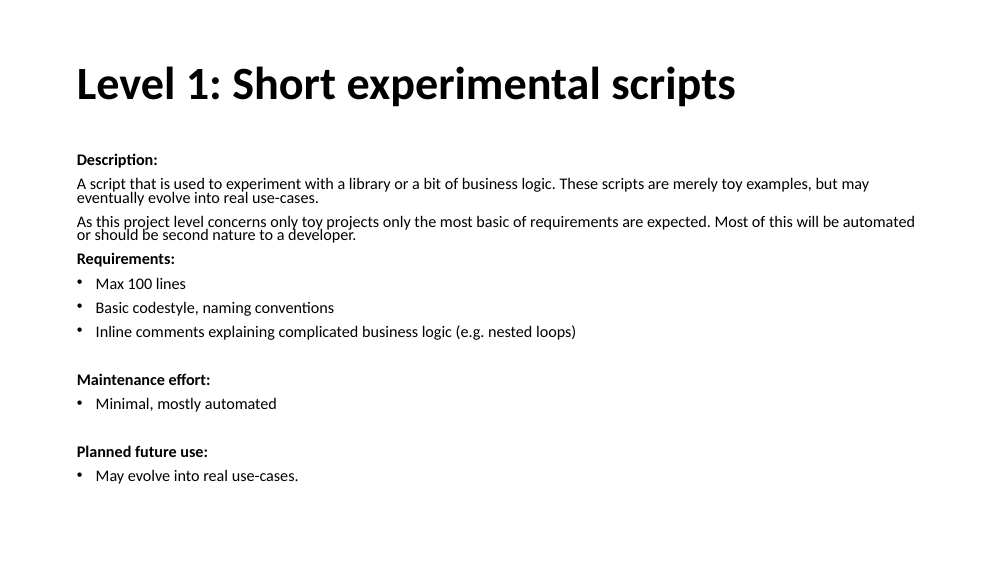
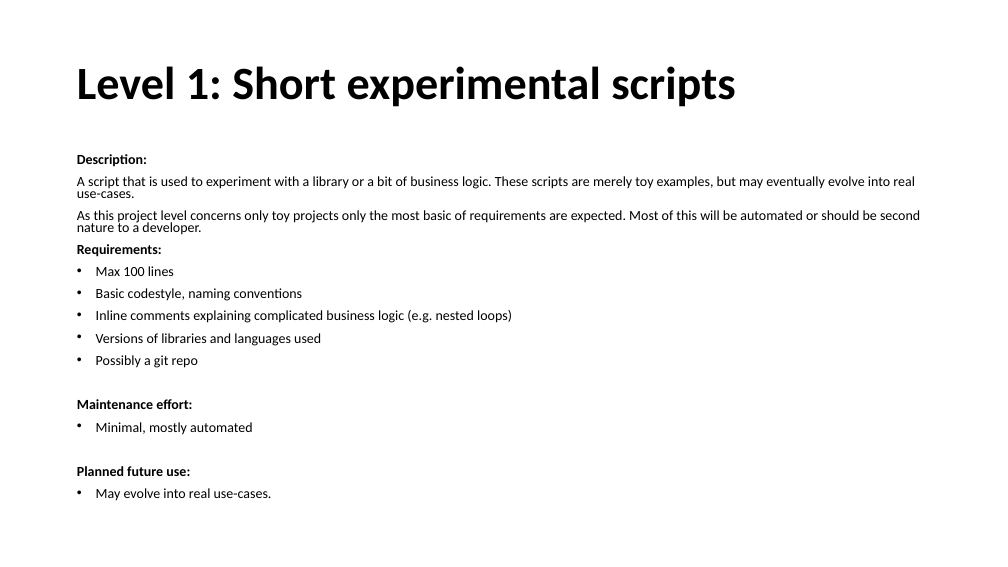
Before and after one commit to MaastrichtU-CDS/general_coding_practices, a slide deck: slide 2 of General Software Engineering/Levels of Software Projects.pptx (slide 3 before the commit). Drawn at 1008x567 pixels with LibreOffice and Linux fonts; fonts in the diff are those of the drawing. Boxes give left, top, right and bottom in pixels: in the first picture for what was removed or moved away, otherwise in the second. Text is boxed around its words. In the diff, an @@ line names an element or a change of style, - is before the commit and + after.

```diff
--- a/General Software Engineering/Levels of Software Projects.pptx
+++ b/General Software Engineering/Levels of Software Projects.pptx
@@ text at (77,154,920,501): size 15.4 to 13.3 pt @@
@@ text at (96,333,321,368): paragraphs added @@
+• Versions of libraries and languages used
+• Possibly a git repo
```
Also in this commit, not shown: 2 other slides changed, 1 slide added, 2 slides removed, 1 other file.
